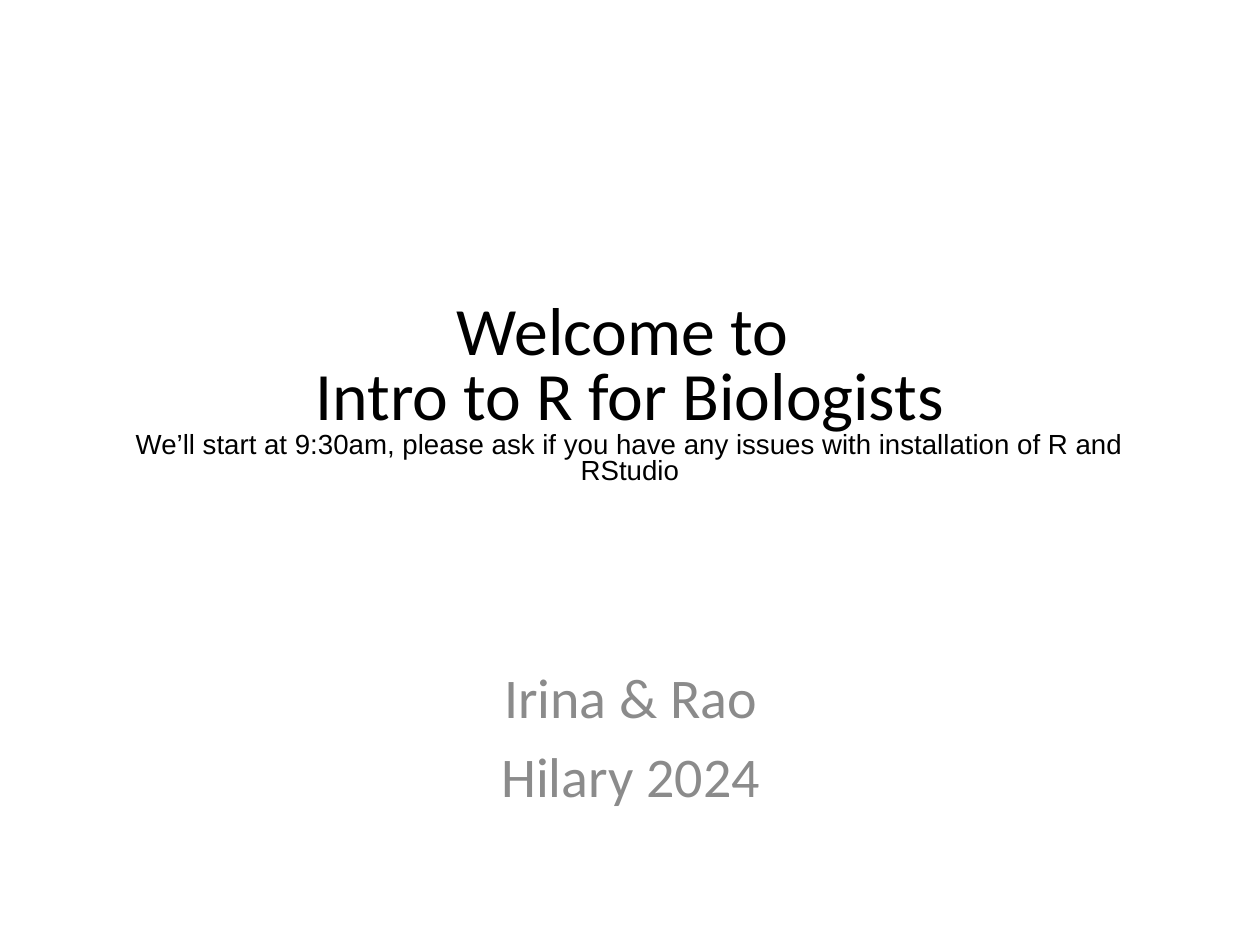
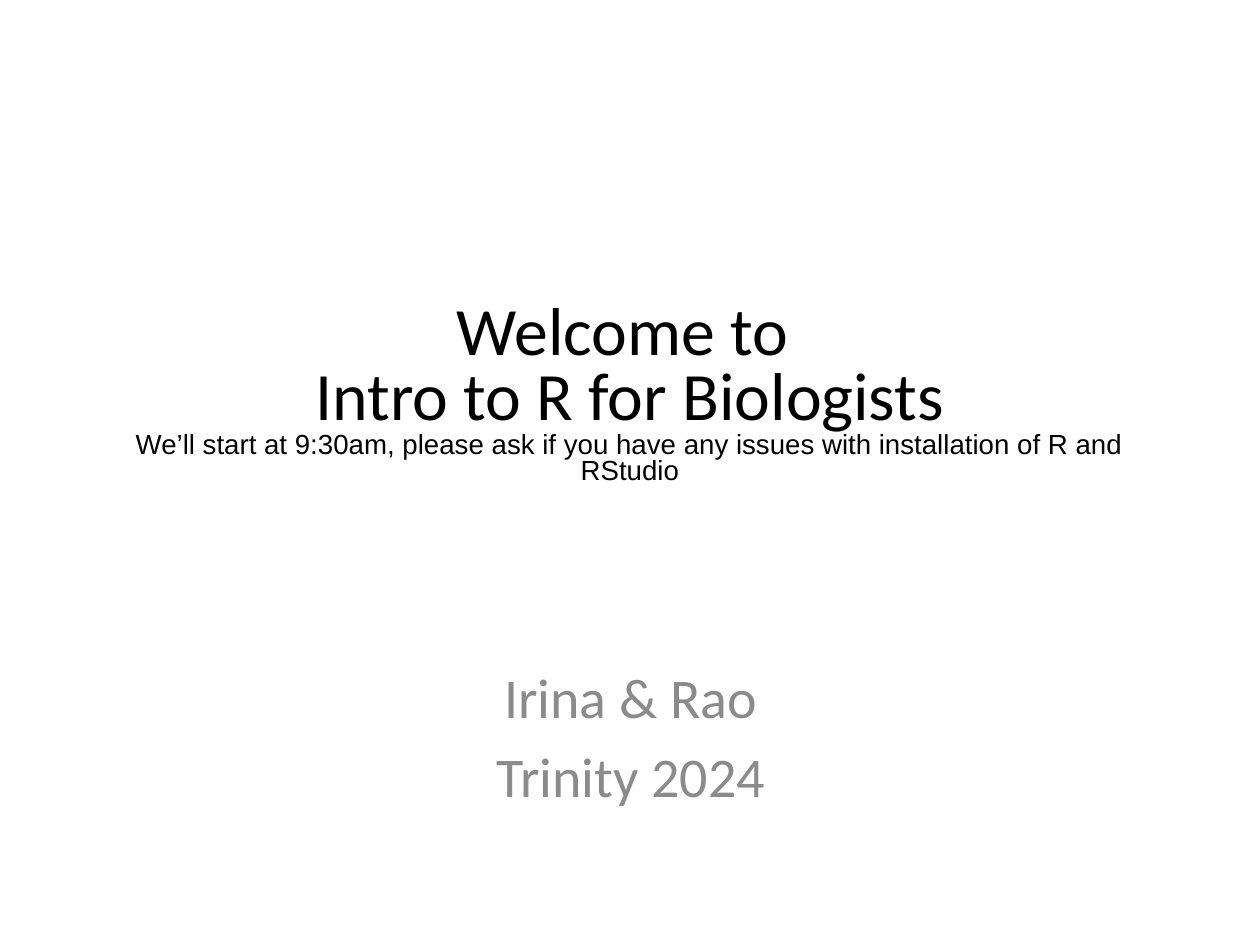
Before and after one commit to sraorao/MSD_R_course_TT2024, a slide deck: slide 1 of powerpoint/Session1.pptx. Drawn at 1260x945 pixels with LibreOffice and Linux fonts; fonts in the diff are those of the drawing. Boxes give left, top, right and bottom in pixels: in the first picture for what was removed or moved away, otherwise in the second. Text is boxed around its words. In the diff, an @@ line names an element or a change of style, - is before the commit and + after.

```diff
--- a/powerpoint/Session1.pptx
+++ b/powerpoint/Session1.pptx
@@ text at bbox=[496, 758, 764, 806]: text changed @@
-Hilary 2024
+Trinity 2024
```
Also in this commit, not shown: 2 other slides changed, 7 other files.
